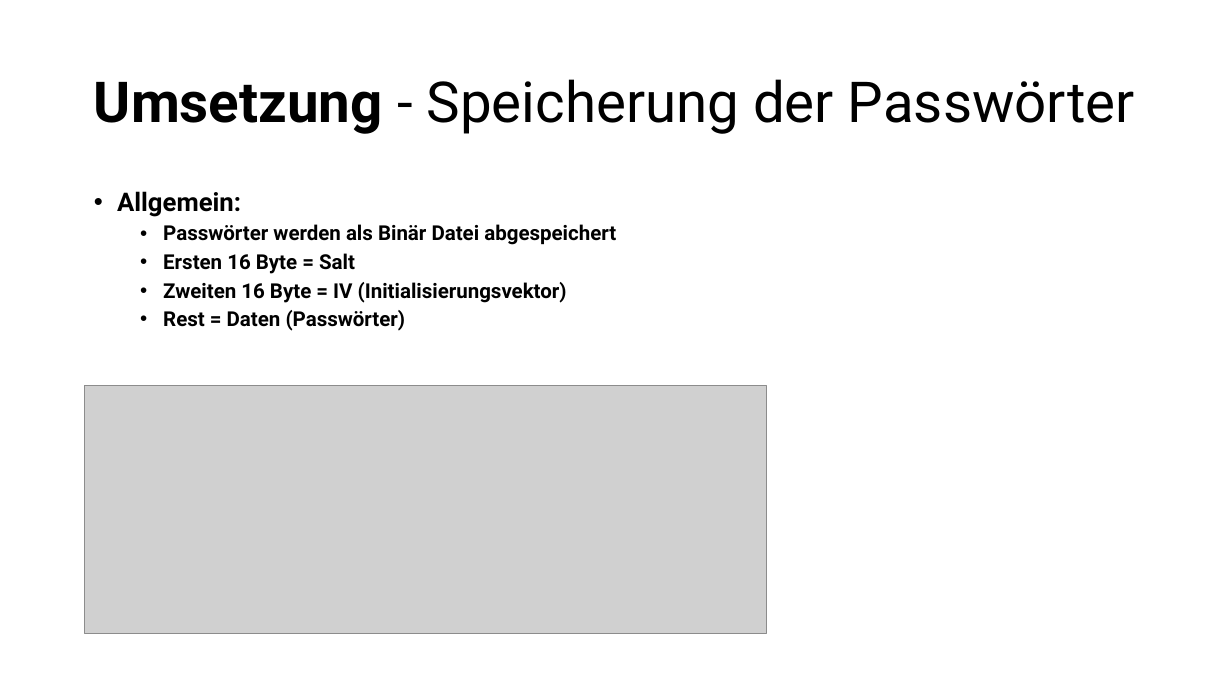
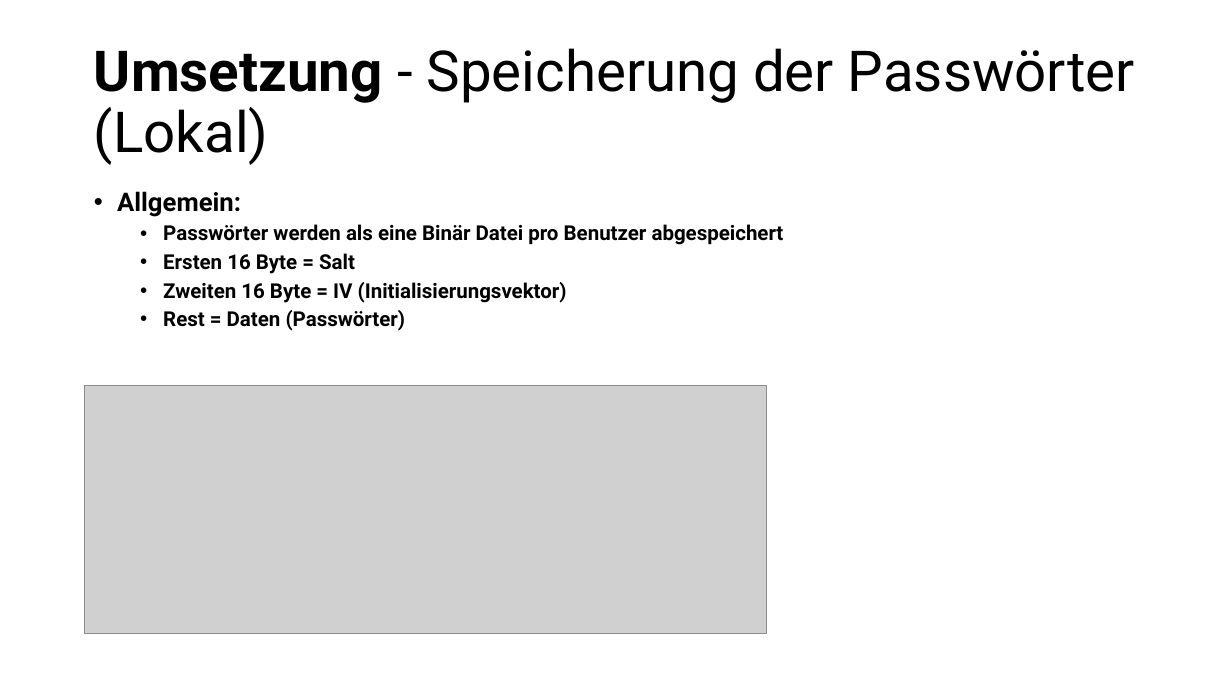
Before and after one commit to NykyTV/PasswortManager, a slide deck: slide 7 of pp/Presentation.pptx (slide 8 before the commit). Drawn at 1232x693 pixels with LibreOffice and Linux fonts; fonts in the diff are those of the drawing; grey boxes stand for pictures. Boxes give left, top, right and bottom in pixels: in the first picture for what was removed or moved away, otherwise in the second. Text is boxed around its words. In the diff, an @@ line names an element or a change of style, - is before the commit and + after.

```diff
--- a/pp/Presentation.pptx
+++ b/pp/Presentation.pptx
@@ title at box(94, 48, 1135, 165): text changed @@
-Umsetzung - Speicherung der Passwörter
+Umsetzung - Speicherung der Passwörter (Lokal)
@@ text at box(163, 224, 784, 245): text changed @@
-  • Passwörter werden als Binär Datei abgespeichert
+  • Passwörter werden als eine Binär Datei pro Benutzer abgespeichert
```
Also in this commit, not shown: 1 other slide changed, 3 slides added, 1 slide removed.
